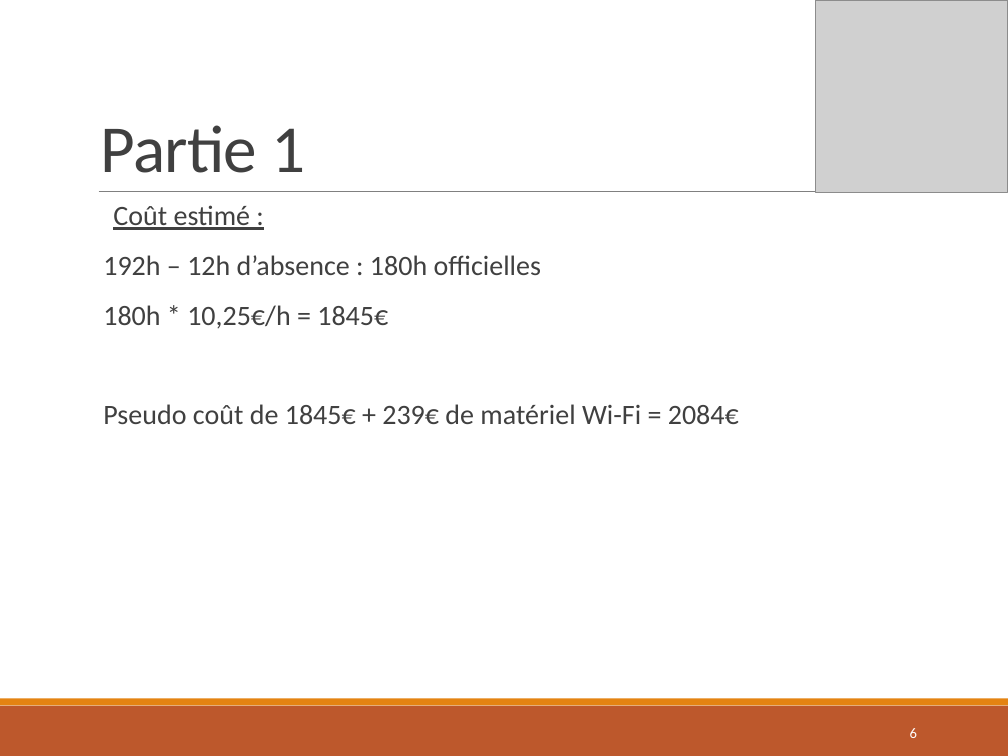
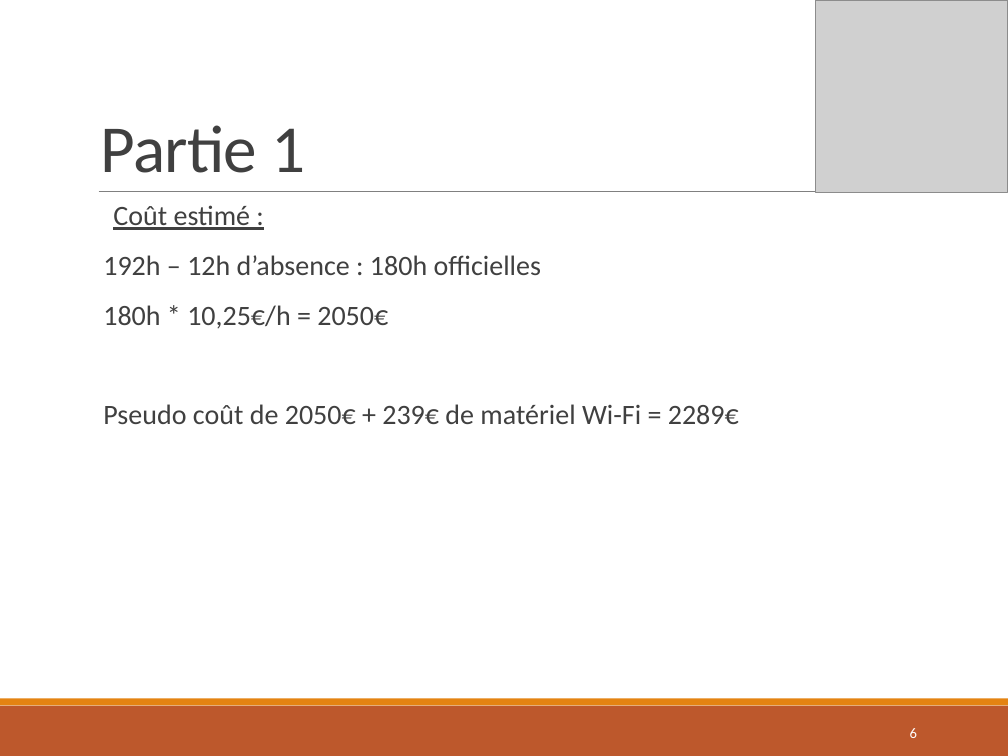
Before and after one commit to Colbert1/Projet_CrossLaPro, a slide deck: slide 6 of Ressources/Presentation_Projet_CrossLaPro_E3_Danel.pptx. Drawn at 1008x756 pixels with LibreOffice and Linux fonts; fonts in the diff are those of the drawing; grey boxes stand for pictures. Boxes give left, top, right and bottom in pixels: in the first picture for what was removed or moved away, otherwise in the second. Text is boxed around its words. In the diff, an @@ line names an element or a change of style, - is before the commit and + after.

```diff
--- a/Ressources/Presentation_Projet_CrossLaPro_E3_Danel.pptx
+++ b/Ressources/Presentation_Projet_CrossLaPro_E3_Danel.pptx
@@ text at (103,305,739,424): text changed @@
-180h * 10,25€/h = 1845€
-Pseudo coût de 1845€ + 239€ de matériel Wi-Fi = 2084€
+180h * 10,25€/h = 2050€
+Pseudo coût de 2050€ + 239€ de matériel Wi-Fi = 2289€
```
Also in this commit, not shown: 2 other slides changed, 9 other files.
